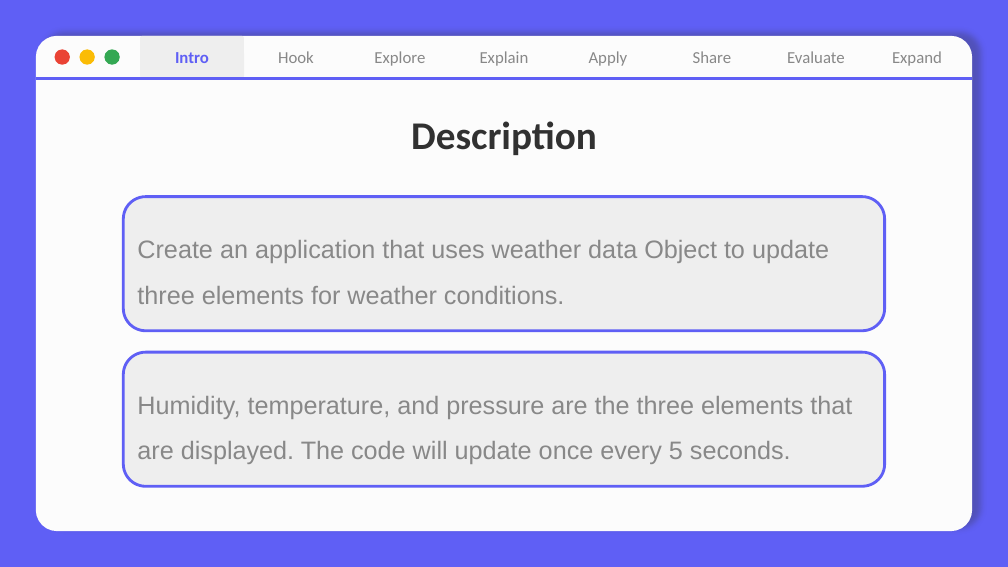
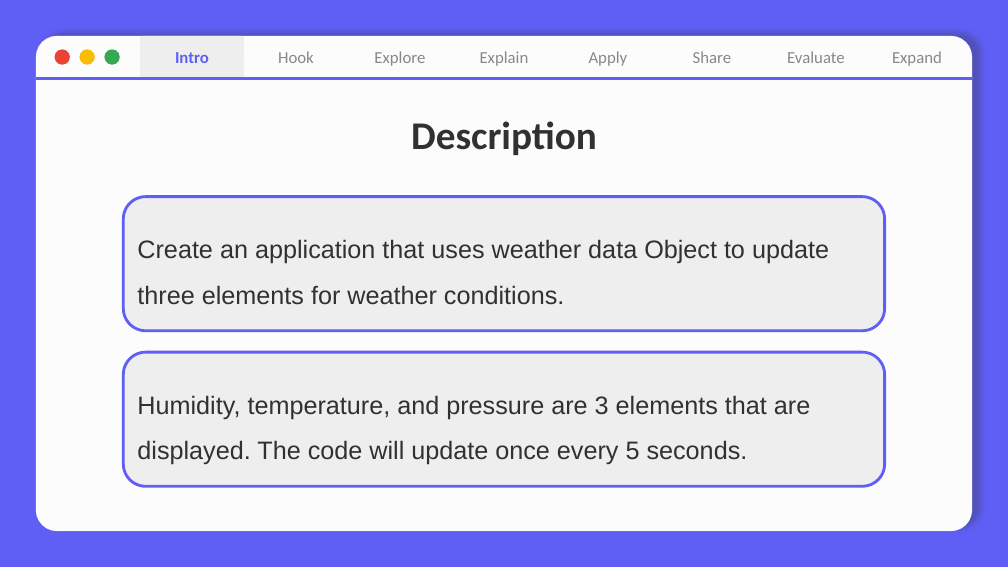
Before and after one commit to nhuhuynh1508/Design-Patterns, a slide deck: slide 8 of Observer Pattern/Observer Pattern.pptx. Drawn at 1008x567 pixels with LibreOffice and Linux fonts; fonts in the diff are those of the drawing. Boxes give left, top, right and bottom in pixels: in the first picture for what was removed or moved away, otherwise in the second. Text is boxed around its words. In the diff, an @@ line names an element or a change of style, - is before the commit and + after.

```diff
--- a/Observer Pattern/Observer Pattern.pptx
+++ b/Observer Pattern/Observer Pattern.pptx
@@ text "Create an application that uses ..." at (137, 239, 829, 305): text colour #888888 to #313131 @@
@@ text at (137, 395, 810, 465): text changed; text colour #888888 to #313131 @@
-Humidity, temperature, and pressure are the three elements that are displayed. The code will update once every 5 seconds.
+Humidity, temperature, and pressure are 3 elements that are displayed. The code will update once every 5 seconds.
```
Also in this commit, not shown: 4 other slides changed, 6 slides removed, 6 other files.
